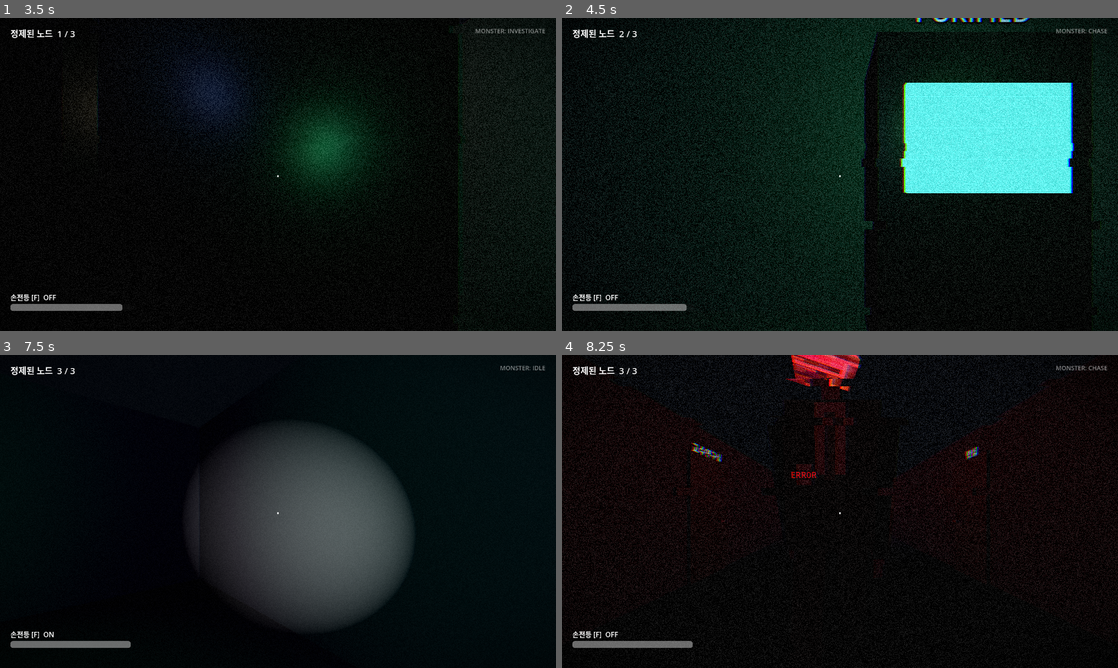
Above: before the commit, frames 1-4 (two rows, left to right).
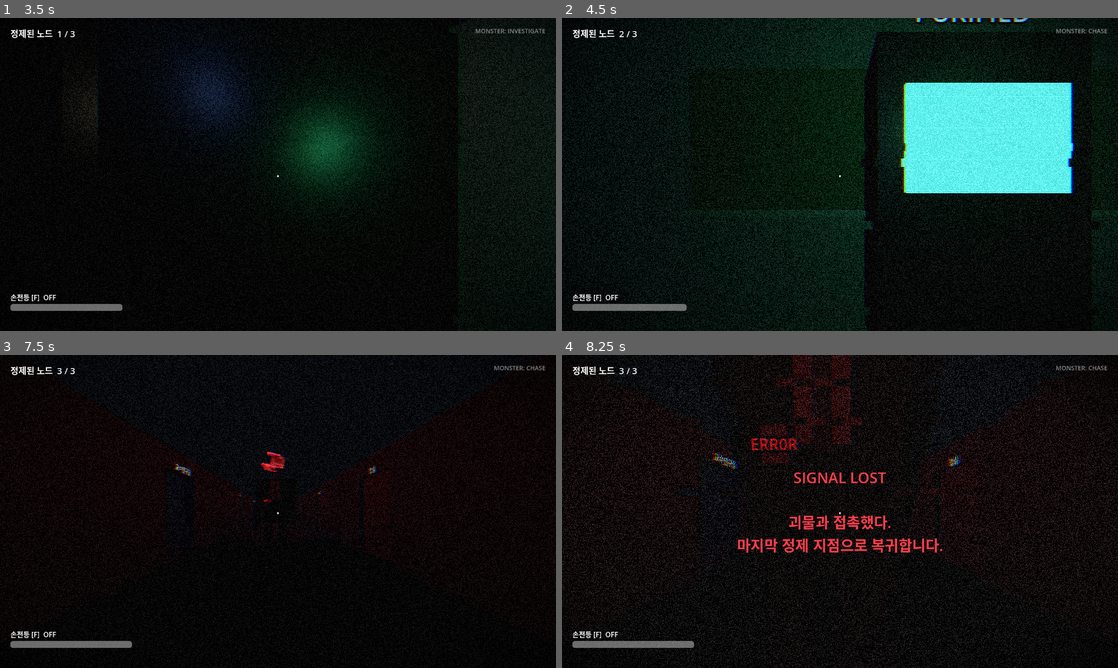
Above: after the commit, the same moments.

Repository: jhyeun1020/opensource-team6-datanoise
Game: Godot game, scene res://scenes/smoke_test.tscn
Two runs of this game, one before a commit and one after it. Both use one fixed random seed, a clock stepped at 60 frames per second and the inputs below. This scene is started directly instead of the project's main scene.
Inputs (mouse positions are in pixels of both pictures, inside the frame that each line leads up to):
- Up to frame 1 (3.5 s): move the mouse to (305, 174) at 0.52 s; hold E (interact) 0.53-1.28 s; hold W (move_forward) from 0.53 s (still down); move the mouse to (250, 174) at 1.27 s; tap 0 (bit_0) at 1.35 s; tap E (interact) at 1.55, 2.3, 3.05 s; move the mouse to (289, 168) at 2.02 s; hold 1 (bit_1) 2.03-2.78 s; move the mouse to (250, 237) at 2.77 s; tap F (flashlight) at 2.85 s; click (250, 237) at 2.92 s
- Up to frame 2 (4.5 s): move the mouse to (878, 177) at 3.52 s; hold E (interact) 3.53-4.28 s; move the mouse to (673, 127) at 4.27 s; release W (move_forward) at 4.28 s; hold A (move_left) from 4.28 s (still down); tap Shift (sprint) at 4.35 s
- Up to frame 3 (7.5 s): tap E (interact) at 4.55, 6.05, 6.8 s; tap Enter at 5 s; move the mouse to (305, 511) at 5.02 s; release A (move_left) at 5.03 s; hold S (move_back) 5.03-5.78 s; hold E (interact) 5.03-5.78 s; click (305, 511) at 5.17 s; move the mouse to (255, 505) at 5.77 s; hold D (move_right) 5.78-6.53 s; tap 0 (bit_0) at 5.85 s; tap R (restart) at 6.5 s; move the mouse to (305, 511) at 6.52 s; hold 1 (bit_1) 6.53-7.28 s; hold W (move_forward) from 6.53 s (still down); move the mouse to (250, 511) at 7.27 s; tap F (flashlight) at 7.35 s
- Up to frame 4 (8.25 s): keep holding W (move_forward); tap E (interact) at 7.55 s; move the mouse to (851, 505) at 8.02 s; hold E (interact) from 8.03 s (still down)

Frame 1 is identical in both runs. In frame 2, 2.6% of the frame differs, in the area x 0-100%, y 40-95%; in frame 3, 23%, in the area x 0-100%, y 3-94%; in frame 4, 6.8%.

Commit message:
모든 방 개방, 방 종류별 가구 배치
- 교수연구실·회의실·랩실·사선 복도 끝 랩실까지 모든 방(17개)을 들어갈 수 있게 하고 여닫는 문 설치
- 랩실: 양쪽 벽에 책상 3개씩, 책상마다 모니터·키보드·본체
- 교수연구실: 문 앞 접객 탁자, 가운데 책장(안쪽 데스크를 가림), 안쪽 교수 데스크
- 강의실: 학회실 쪽(동쪽) 벽에 칠판, 회의실: 긴 탁자와 의자
- 사선 복도 끝 랩실을 6x6m로 키우고 출입구를 넓힘 (사선 벽 네비메시)
- 스모크 테스트: 문 17개, 새 방 5곳 길찾기 검사 (3회 연속 75항목 PASS)

Co-Authored-By: Claude Opus 5.5 <noreply@anthropic.com>

Diff:
--- a/scripts/level_builder.gd
+++ b/scripts/level_builder.gd
@@ -38,22 +38,23 @@
 const ML_DEPTH := 8.0      # 강의실: 폭 14m x 깊이 8m
 
 # 복도에 붙은 방. side -1 = 위쪽(z-), +1 = 아래쪽(z+). doors = 출입구 중심 x.
-# open = 들어갈 수 있는 방. 잠긴 방은 문만 붙어 있고 바닥 충돌이 없다.
+# open = 들어갈 수 있는 방(지금은 전부). false 면 잠긴 문만 붙고 바닥 충돌이 없다.
+# kind = 가구 배치: ml(강의실 책상+칠판) / prof(교수실) / lab(랩실 컴퓨터 책상) / meeting(회의실) / server(서버 랙)
 const ROOMS := [
 	# 위쪽 (스케치 윗줄, 서→동)
-	{"name": "교수연구실", "x0": 1.0, "x1": 7.0, "side": -1, "depth": NORMAL_DEPTH, "doors": [4.0], "open": false},
-	{"name": "교수연구실", "x0": 8.0, "x1": 14.0, "side": -1, "depth": NORMAL_DEPTH, "doors": [11.0], "open": false},
-	{"name": "교수연구실", "x0": 16.0, "x1": 22.0, "side": -1, "depth": NORMAL_DEPTH, "doors": [19.0], "open": false},
-	{"name": "교수연구실", "x0": 24.0, "x1": 30.0, "side": -1, "depth": NORMAL_DEPTH, "doors": [27.0], "open": false},
-	{"name": "ML313", "x0": 33.0, "x1": 47.0, "side": -1, "depth": ML_DEPTH, "doors": [34.6, 45.4], "open": true, "desks": true},
-	{"name": "ML314", "x0": 51.0, "x1": 65.0, "side": -1, "depth": ML_DEPTH, "doors": [52.6, 63.4], "open": true, "desks": true},
+	{"name": "교수연구실", "x0": 1.0, "x1": 7.0, "side": -1, "depth": NORMAL_DEPTH, "doors": [4.0], "open": true, "kind": "prof"},
+	{"name": "교수연구실", "x0": 8.0, "x1": 14.0, "side": -1, "depth": NORMAL_DEPTH, "doors": [11.0], "open": true, "kind": "prof"},
+	{"name": "교수연구실", "x0": 16.0, "x1": 22.0, "side": -1, "depth": NORMAL_DEPTH, "doors": [19.0], "open": true, "kind": "prof"},
+	{"name": "교수연구실", "x0": 24.0, "x1": 30.0, "side": -1, "depth": NORMAL_DEPTH, "doors": [27.0], "open": true, "kind": "prof"},
+	{"name": "ML313", "x0": 33.0, "x1": 47.0, "side": -1, "depth": ML_DEPTH, "doors": [34.6, 45.4], "open": true, "kind": "ml"},
+	{"name": "ML314", "x0": 51.0, "x1": 65.0, "side": -1, "depth": ML_DEPTH, "doors": [52.6, 63.4], "open": true, "kind": "ml"},
 	# 아래쪽 (스케치 아랫줄, 서→동)
-	{"name": "회의실", "x0": 0.0, "x1": 6.0, "side": 1, "depth": NORMAL_DEPTH, "doors": [3.0], "open": false},
-	{"name": "랩실", "x0": 8.0, "x1": 14.0, "side": 1, "depth": NORMAL_DEPTH, "doors": [11.0], "open": false},
-	{"name": "ML304", "x0": 16.0, "x1": 30.0, "side": 1, "depth": ML_DEPTH, "doors": [17.6, 28.4], "open": true, "desks": true},
-	{"name": "서버실", "x0": 30.7, "x1": 36.7, "side": 1, "depth": NORMAL_DEPTH, "doors": [33.7], "open": true, "racks": true},
-	{"name": "랩실", "x0": 49.0, "x1": 55.0, "side": 1, "depth": NORMAL_DEPTH, "doors": [52.0], "open": true, "tables": true},
-	{"name": "랩실", "x0": 58.0, "x1": 64.0, "side": 1, "depth": NORMAL_DEPTH, "doors": [61.0], "open": false},
+	{"name": "회의실", "x0": 0.0, "x1": 6.0, "side": 1, "depth": NORMAL_DEPTH, "doors": [3.0], "open": true, "kind": "meeting"},
+	{"name": "랩실", "x0": 8.0, "x1": 14.0, "side": 1, "depth": NORMAL_DEPTH, "doors": [11.0], "open": true, "kind": "lab"},
+	{"name": "ML304", "x0": 16.0, "x1": 30.0, "side": 1, "depth": ML_DEPTH, "doors": [17.6, 28.4], "open": true, "kind": "ml"},
+	{"name": "서버실", "x0": 30.7, "x1": 36.7, "side": 1, "depth": NORMAL_DEPTH, "doors": [33.7], "open": true, "kind": "server"},
+	{"name": "랩실", "x0": 49.0, "x1": 55.0, "side": 1, "depth": NORMAL_DEPTH, "doors": [52.0], "open": true, "kind": "lab"},
+	{"name": "랩실", "x0": 58.0, "x1": 64.0, "side": 1, "depth": NORMAL_DEPTH, "doors": [61.0], "open": true, "kind": "lab"},
 ]
 
 # 아래쪽 로비 (계단실 문 + 엘리베이터). 복도 아래 벽이 이 구간에서 열린다.
@@ -71,6 +72,7 @@
 # 학회실 다각형. [3] 꼭짓점은 사선 복도 위쪽 벽 위에 있어야 한다 (_build_east 에서 계산해 덮어씀)
 const ACAD := [Vector2(73.5, HALL_TOP), Vector2(83.0, HALL_TOP), Vector2(84.6, HALL_TOP + 1.8), Vector2.ZERO, Vector2(73.5, HALL_TOP + 3.5)]
 const ACAD_TIP_T := 2.0        # 사선 복도 위쪽 벽 시작점에서 학회실 끝 꼭짓점까지 거리
+const DIAG_LAB_T := 13.0       # 사선 복도 끝 랩실 출입구 위치 (같은 기준, 랩실은 그 앞뒤 3m)
 const ELEVATOR_Z := Vector2(-CORR - 7.3, -CORR - 4.9)  # 탈출 엘리베이터 칸 (홀 서쪽 벽, ML314 동쪽 벽과 사이 공간)
 const ELEVATOR_BACK_X := 65.0             # 칸 뒷벽 = ML314 동쪽 벽
 
@@ -93,8 +95,9 @@
 const FREEZE_TEST_POS := Vector3(5.0, 0.1, 0.0)  # 장애물 없는 서쪽 직선 복도, +x를 보고 선다
 const NAV_TEST_POINTS := [
 	Vector3(1.5, 0, 0), Vector3(38.5, 0, CORR + 5.6), Vector3(33.7, 0, CORR + 3.0), Vector3(40.0, 0, -CORR - 4.0),
-	Vector3(23.0, 0, CORR + 4.0), Vector3(50.0, 0, CORR + 3.8), Vector3(58.0, 0, -CORR - 4.0), Vector3(70.0, 0, -CORR - 4.6),
+	Vector3(23.0, 0, CORR + 4.0), Vector3(52.0, 0, CORR + 3.0), Vector3(58.0, 0, -CORR - 4.0), Vector3(70.0, 0, -CORR - 4.6),
 	Vector3(81.5, 0, HALL_TOP + 2.2), Vector3(82.0, 0, 5.0), Vector3(66.0, 0, -CORR - 6.1),
+	Vector3(4.0, 0, -CORR - 0.9), Vector3(5.9, 0, -CORR - 4.4), Vector3(11.0, 0, CORR + 3.0), Vector3(3.0, 0, CORR + 1.2), Vector3(88.4, 0, 1.1),
 ]
 
 @onready var nav_region: NavigationRegion3D = $NavRegion
@@ -108,6 +111,10 @@
 var _desk_mat: StandardMaterial3D
 var _metal_mat: StandardMaterial3D
 var _debris_mat: StandardMaterial3D
+var _board_mat: StandardMaterial3D
+var _screen_mat: StandardMaterial3D
+var _shelf_mat: StandardMaterial3D
+var _book_mat: StandardMaterial3D
 
 
 func _ready() -> void:
@@ -174,6 +181,13 @@
 	_desk_mat = _mat(Color(0.28, 0.29, 0.31), 0.7)
 	_metal_mat = _mat(Color(0.35, 0.36, 0.38), 0.3, 0.8)
 	_debris_mat = _mat(Color(0.18, 0.16, 0.14), 1.0)
+	_board_mat = _mat(Color(0.06, 0.16, 0.1), 0.9)
+	_screen_mat = _mat(Color(0.02, 0.02, 0.03), 0.3)
+	_screen_mat.emission_enabled = true
+	_screen_mat.emission = Color(0.1, 0.18, 0.3)
+	_screen_mat.emission_energy_multiplier = 0.4
+	_shelf_mat = _mat(Color(0.2, 0.14, 0.09), 0.8)
+	_book_mat = _mat(Color(0.3, 0.12, 0.1), 0.9)
 
 
 # ---------------------------------------------------------------- 복도
@@ -221,14 +235,21 @@
 			else:
 				# 잠긴 문: 복도 쪽 벽면에 붙어 있고 열리지 않는다
 				_room_door(Vector2(dx - 0.5, s * (CORR - WALL_T * 0.5 - 0.04)), Vector2(1, 0), 1.0, Vector2(0, s), true)
-		if r.get("desks", false):
-			_place_desks(r)
-		if r.get("racks", false):
-			_place_server_racks(r)
-		if r.get("tables", false):
-			# 실험 탁자 2개. 출입구 앞은 2m 이상 비워 둔다 (좁으면 네비메시가 끊김)
-			for zt in [CORR + 2.8, CORR + 4.8]:
-				_box(nav_region, Vector3((r.x0 + r.x1) * 0.5, 0.375, s * zt), Vector3(2.0, 0.75, 0.8), _desk_mat)
+		# 방 안 좌표계: 원점 = 복도 쪽 벽 가운데, u = 벽을 따라(+x), v = 방 안쪽
+		var origin := Vector2((r.x0 + r.x1) * 0.5, z_in)
+		var w: float = r.x1 - r.x0
+		match r.get("kind", ""):
+			"ml":
+				_place_desks(r)
+				_blackboard(origin, Vector2(1, 0), Vector2(0, s), w, depth)
+			"server":
+				_place_server_racks(r)
+			"lab":
+				_furnish_lab(origin, Vector2(1, 0), Vector2(0, s), w, depth)
+			"prof":
+				_furnish_prof(origin, Vector2(1, 0), Vector2(0, s), w, depth)
+			"meeting":
+				_furnish_meeting(origin, Vector2(1, 0), Vector2(0, s), w, depth)
 
 
 ## 강의실 책상: 앞(동쪽)을 보는 줄 4개, 줄마다 가운데 통로를 두고 2블록.
@@ -245,6 +266,60 @@
 		for k in [-1, 1]:
 			var zc: float = z_mid + k * (aisle * 0.5 + block * 0.5)
 			_box(nav_region, Vector3(x, 0.375, zc), Vector3(0.7, 0.75, block), _desk_mat)
+
+
+# ---------------------------------------------------------------- 가구 (방 안 좌표계)
+# lb(): 방 안 좌표 (a = 벽을 따라 가운데에서, b = 벽 중심선에서 안쪽 깊이) 에 상자를 놓는다.
+# size = (u 방향, 높이, v 방향). 바닥에서 y_bottom 만큼 띄운다.
+
+func _lb(origin: Vector2, u: Vector2, v: Vector2, a: float, b: float, y_bottom: float, size: Vector3, mat: Material, collide := true) -> Node3D:
+	var p: Vector2 = origin + u * a + v * b
+	var body := _box(nav_region if collide else _extras, Vector3(p.x, y_bottom + size.y * 0.5, p.y), size, mat, collide)
+	body.rotation.y = atan2(-u.y, u.x)
+	return body
+
+
+## 강의실 칠판: 학회실(동쪽)을 바라보는 벽 = 방의 +u 쪽 벽 안쪽 면
+func _blackboard(origin: Vector2, u: Vector2, v: Vector2, w: float, depth: float) -> void:
+	var a := w * 0.5 - WALL_T * 0.5 - 0.03
+	_lb(origin, u, v, a, depth * 0.5, 0.9, Vector3(0.05, 1.2, 4.2), _board_mat, false)
+	_lb(origin, u, v, a - 0.06, depth * 0.5, 0.86, Vector3(0.12, 0.04, 4.2), _desk_mat, false)  # 분필 받침
+
+
+## 랩실: 양쪽 벽에 책상 3개씩, 책상마다 모니터·키보드·본체. 가운데 통로 4.3m.
+func _furnish_lab(origin: Vector2, u: Vector2, v: Vector2, w: float, depth: float) -> void:
+	for side in [-1.0, 1.0]:
+		var a_desk: float = side * (w * 0.5 - WALL_T * 0.5 - 0.35)
+		for i in 3:
+			var b: float = 1.4 + i * 1.6
+			_lb(origin, u, v, a_desk, b, 0.0, Vector3(0.7, 0.75, 1.4), _desk_mat)
+			_lb(origin, u, v, a_desk + side * 0.18, b, 0.79, Vector3(0.05, 0.36, 0.55), _screen_mat, false)  # 모니터 (벽 쪽, 안을 봄)
+			_lb(origin, u, v, a_desk + side * 0.23, b, 0.75, Vector3(0.12, 0.04, 0.12), _metal_mat, false)   # 모니터 받침
+			_lb(origin, u, v, a_desk - side * 0.12, b, 0.75, Vector3(0.16, 0.02, 0.45), _rack_mat, false)    # 키보드
+			_lb(origin, u, v, a_desk + side * 0.12, b - 0.52, 0.75, Vector3(0.4, 0.42, 0.18), _rack_mat, false)  # 본체
+
+
+## 교수실: 문 열자마자 보이는 접객 탁자, 방 가운데 책장(안쪽 데스크를 가림, 오른쪽으로 돌아 들어감), 안쪽 교수 데스크.
+func _furnish_prof(origin: Vector2, u: Vector2, v: Vector2, w: float, depth: float) -> void:
+	var inner_half := w * 0.5 - WALL_T * 0.5
+	_lb(origin, u, v, 0.5, 2.0, 0.0, Vector3(1.4, 0.45, 0.7), _desk_mat)                    # 접객 탁자
+	var shelf_len := 3.8
+	var shelf_a := -inner_half + shelf_len * 0.5
+	_lb(origin, u, v, shelf_a, 3.4, 0.0, Vector3(shelf_len, 2.0, 0.4), _shelf_mat)          # 책장
+	for k in 4:                                                                             # 책 줄 (장식)
+		_lb(origin, u, v, shelf_a, 3.4 - 0.21, 0.25 + k * 0.45, Vector3(shelf_len - 0.2, 0.3, 0.02), _book_mat, false)
+	_lb(origin, u, v, -1.0, depth - WALL_T * 0.5 - 0.3, 0.0, Vector3(1.8, 0.75, 0.6), _desk_mat)  # 교수 데스크
+	_lb(origin, u, v, -1.0, depth - WALL_T * 0.5 - 0.45, 0.79, Vector3(0.55, 0.36, 0.05), _screen_mat, false)
+	_lb(origin, u, v, -1.0, depth - 1.15, 0.0, Vector3(0.5, 0.95, 0.5), _rack_mat, false)  # 의자 (장식)
+
+
+## 회의실: 가운데 긴 탁자와 양쪽 의자.
+func _furnish_meeting(origin: Vector2, u: Vector2, v: Vector2, w: float, depth: float) -> void:
+	var b_mid := depth * 0.55
+	_lb(origin, u, v, 0.0, b_mid, 0.0, Vector3(3.0, 0.75, 1.0), _desk_mat)
+	for a in [-1.0, 0.0, 1.0]:
+		for k in [-1.0, 1.0]:
+			_lb(origin, u, v, a, b_mid + k * 0.85, 0.0, Vector3(0.45, 0.85, 0.45), _rack_mat)
 
 
 ## 서버실 랙: 양쪽 벽을 따라 2개씩.
@@ -346,21 +421,27 @@
 	# 학회실 회의 탁자
 	_box(nav_region, Vector3(78.5, 0.375, HALL_TOP + 4.0), Vector3(3.0, 0.75, 1.0), _desk_mat)
 
-	# 사선 복도 벽
+	# 사선 복도 벽 (위쪽 벽에 끝 랩실 출입구)
+	var lab_t := DIAG_LAB_T  # 랩실 출입구 중심 (위쪽 벽 시작점에서 사선 방향 거리)
 	_wall_seg(lower0, lower_end)
-	_wall_seg(tip, upper_end)
-	# 사선 복도 끝의 랩실 (잠김)
-	var a: Vector2 = upper0 + d * 11.0
-	var b: Vector2 = upper0 + d * 15.0
-	var a2: Vector2 = a + up * NORMAL_DEPTH * 0.85
-	var b2: Vector2 = b + up * NORMAL_DEPTH * 0.85
+	var from_tip := lab_t - ACAD_TIP_T
+	var diag_gap := DOOR_GAP + 0.6  # 사선 벽 출입구는 넓게 (학회실과 같은 이유)
+	_wall_seg(tip, upper_end, [[from_tip - diag_gap * 0.5, from_tip + diag_gap * 0.5]])
+	# 사선 복도 끝의 랩실 (6 x 6m, 들어갈 수 있음)
+	var a: Vector2 = upper0 + d * (lab_t - 3.0)
+	var b: Vector2 = upper0 + d * (lab_t + 3.0)
+	var a2: Vector2 = a + up * NORMAL_DEPTH
+	var b2: Vector2 = b + up * NORMAL_DEPTH
 	_wall_seg(a, a2)
 	_wall_seg(a2, b2)
 	_wall_seg(b2, b)
-	_floor_poly(PackedVector2Array([a, b, b2, a2]), false)
-	var lab_door: Vector2 = upper0 + d * 13.0 - up * (WALL_T * 0.5 + 0.03)
-	_room_door(lab_door - d * 0.5, d, 1.0, up, true)
-	_sign("랩실", Vector3(lab_door.x, 2.3, lab_door.y) + Vector3(-up.x, 0, -up.y) * 0.02, _face_rot(-up))
+	_floor_poly(PackedVector2Array([a, b, b2, a2]))
+	var lab_mid: Vector2 = upper0 + d * lab_t
+	_room_door(lab_mid - d * (diag_gap * 0.5 - 0.02), d, diag_gap - 0.05, up, false)
+	var lab_sign: Vector2 = lab_mid - up * (WALL_T * 0.5 + 0.02)
+	_sign("랩실", Vector3(lab_sign.x, 2.3, lab_sign.y), _face_rot(-up))
+	_furnish_lab(lab_mid, d, up, 6.0, NORMAL_DEPTH)
+	_light(Vector3((lab_mid + up * 3.0).x, WALL_H - 0.3, (lab_mid + up * 3.0).y), Color(0.35, 0.45, 0.7), 0.4, 6.0)
 
 	# 사선 복도 끝: 무너진 잔해로 막힘 (스케치의 낙서 구역, 접근 금지)
 	_wall_seg(lower_end, upper_end)
--- a/scripts/smoke_test.gd
+++ b/scripts/smoke_test.gd
@@ -118,8 +118,8 @@
 	var room_doors := get_tree().get_nodes_in_group("room_doors")
 	var open_doors := room_doors.filter(func(d): return not d.locked)
 	var locked_doors := room_doors.filter(func(d): return d.locked)
-	_check(open_doors.size() == 9 and locked_doors.size() == 8, "방 문 배치 (열리는 문 %d / 잠긴 문 %d)" % [open_doors.size(), locked_doors.size()])
-	if open_doors.size() >= 2 and locked_doors.size() >= 1:
+	_check(open_doors.size() == 17 and locked_doors.size() == 0, "모든 방 문이 열림 (열리는 문 %d / 잠긴 문 %d)" % [open_doors.size(), locked_doors.size()])
+	if open_doors.size() >= 2:
 		var rd = open_doors[0]
 		rd.interact(player)
 		await get_tree().create_timer(0.8).timeout
@@ -127,10 +127,11 @@
 		rd.interact(player)
 		await get_tree().create_timer(0.8).timeout
 		_check(not rd.is_open and absf(rd.rotation.y - rd._closed_rot) < 0.05, "E로 방 문 닫힘")
-		var ld = locked_doors[0]
-		ld.interact(player)
-		await get_tree().create_timer(0.3).timeout
-		_check(not ld.is_open, "잠긴 문은 열리지 않음")
+		if locked_doors.size() > 0:
+			var ld = locked_doors[0]
+			ld.interact(player)
+			await get_tree().create_timer(0.3).timeout
+			_check(not ld.is_open, "잠긴 문은 열리지 않음")
 		var bash = open_doors[1]
 		var back: Vector3 = monster.global_position
 		monster.global_position = bash.global_transform * Vector3(bash.width * 0.5, 0.1, 0.6)
Binary file changed: docs/screenshots/floor3_top.png
Not shown, added: docs/screenshots/monster_frozen.png.import
Not shown, added: docs/screenshots/monster_glitch_professor.png.import
Binary file added: docs/screenshots/room_lab.png
Binary file added: docs/screenshots/room_ml314_board.png
Binary file added: docs/screenshots/room_prof.png
Not shown, added: scripts/monster_model.gd.uid
Not shown, added: scripts/room_door.gd.uid
Not shown, added: shaders/glitch_face.gdshader.uid
